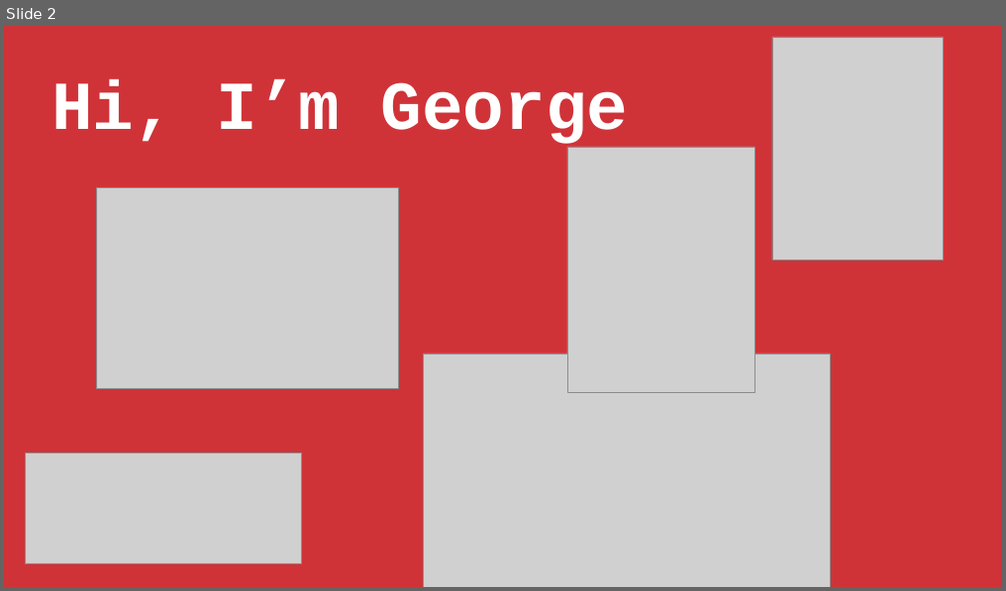
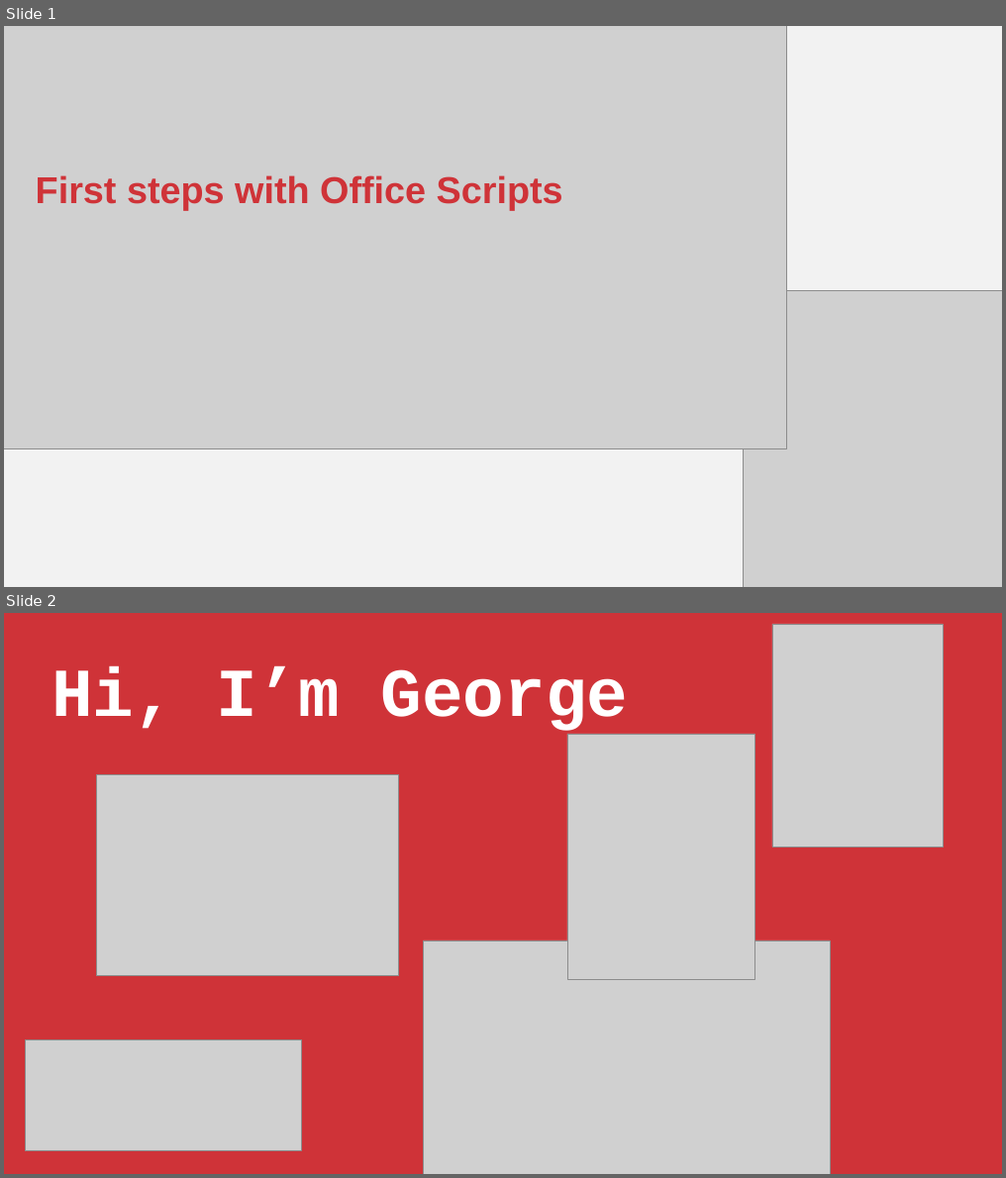
Before and after one commit to stringfestdata/first-steps-office-scripts, a slide deck: first-steps-office-scripts.pptx. Shown one above the other, each under a label of ours: slide 2 before the commit, slides 1 and 2 after it. The pictures are 1006x591 and 1006x1178 pixels, drawn with LibreOffice and Linux fonts; fonts in the diff are those of the drawing; grey boxes stand for pictures. Boxes give left, top, right and bottom in pixels: in the first picture for what was removed or moved away, otherwise in the second. Text is boxed around its words. In the diff, an @@ line names an element or a change of style, - is before the commit and + after.

```diff
--- a/first-steps-office-scripts.pptx
+++ b/first-steps-office-scripts.pptx
@@ slide 1 added at (x1=4, y1=26, x2=1002, y2=587), background #F2F2F2 @@
@@ picture added at (x1=4, y1=26, x2=787, y2=449) @@
@@ text added at (x1=36, y1=175, x2=563, y2=211), 54 pt, text #CF3338, bold @@
+First steps with Office Scripts
@@ picture added at (x1=743, y1=290, x2=1002, y2=586) @@
```
Also in this commit, not shown: 2 slides changed, 10 other slides added, 10 slides removed, 3 other files.
